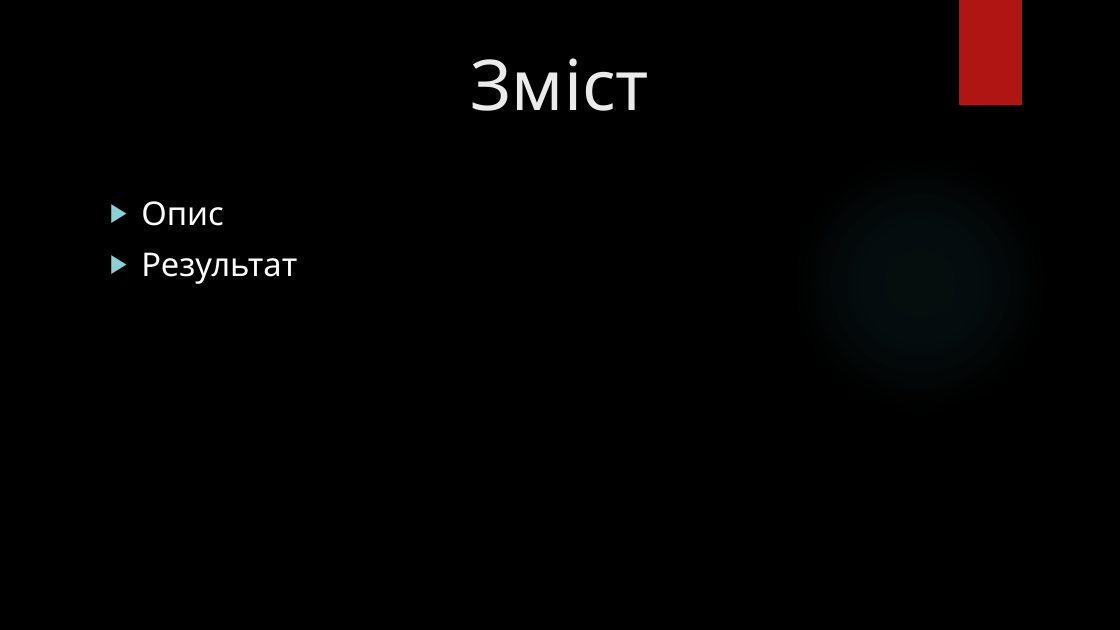
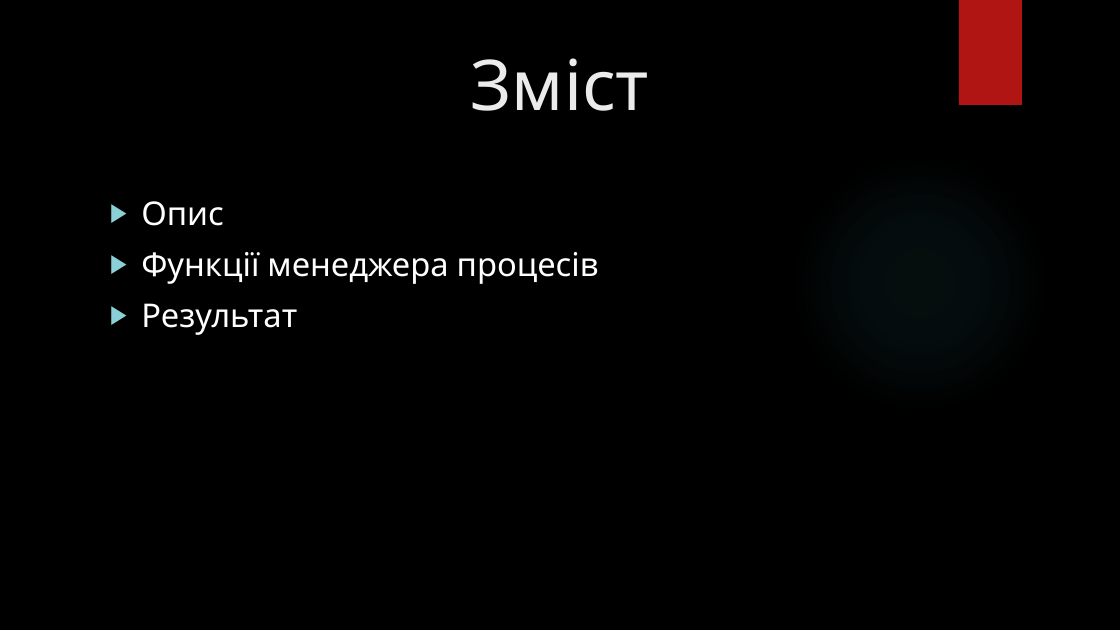
Before and after one commit to Vasyl24/process-manager, a slide deck: slide 2 of presentation/process-manager.pptx. Drawn at 1120x630 pixels with LibreOffice and Linux fonts; fonts in the diff are those of the drawing; background and template pictures are left out. Boxes give left, top, right and bottom in pixels: in the first picture for what was removed or moved away, otherwise in the second. Text is boxed around its words. In the diff, an @@ line names an element or a change of style, - is before the commit and + after.

```diff
--- a/presentation/process-manager.pptx
+++ b/presentation/process-manager.pptx
@@ text at (141, 252, 599, 284): paragraph added @@
+▶ Функції менеджера процесів
```
Also in this commit, not shown: 2 slides added, 1 other file.
